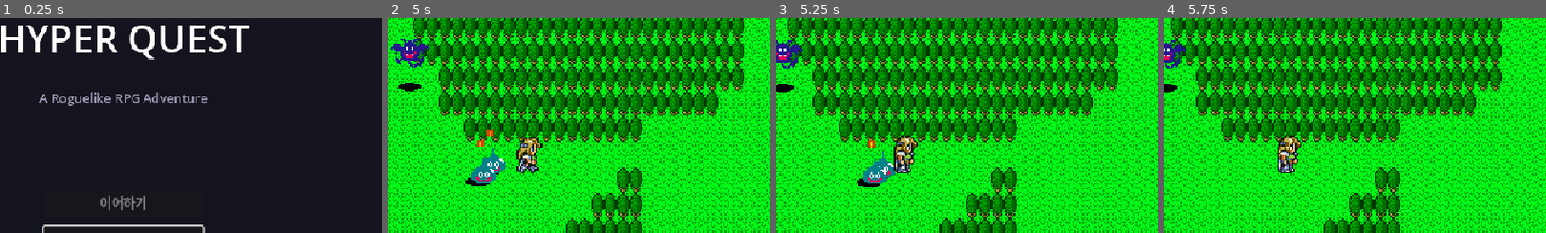
Above: before the commit, frames 1-4 (left to right).
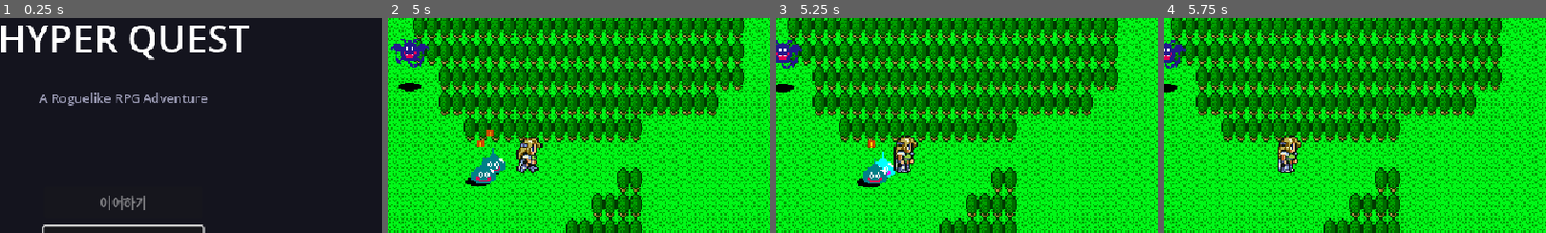
Above: after the commit, the same moments.

Repository: limmmmmmn/Appears-Appears
Game: Godot game, scene res://scenes/main/Main.tscn
Same seed, same stepped clock (60 frames per second), same inputs: the game is played once before the commit and once after it.
Inputs (mouse positions are % of the whole screen's width and height, from its top left):
- Up to frame 1 (0.25 s): no input
- Up to frame 2 (5 s): click "새 게임" at 0.5 s; click "☰" at 1.25 s; click "게임 계속" at 2 s; tap Enter at 2.75, 2.85, 4.35 s; move the mouse to (72, 45) at 2.77 s; hold Right (ui_right) 2.78-3.5 s; click (72, 45) at 2.92 s; tap Space at 3.02 s; drag from (30, 55) to (50, 18) at 3.52 s; move the mouse to (60, 28) at 4.27 s; hold Right (ui_right) from 4.28 s (still down)
- Up to frame 3 (5.25 s): release Right (ui_right) at 5 s; drag from (45, 70) to (37, 25) at 5.02 s
- Up to frame 4 (5.75 s): no input
The pictures show only the part of the screen within x 34-84%, y 14-64%; the shares and areas given below are measured in that part.

Frames 1-2 are identical in both runs. In frame 3, 0.2% of the frame differs, in the area x 26-32%, y 62-75%; in frame 4, nothing differs.

Commit message:
fix: 적 반짝임 효과가 실제로 보이도록 수정
- modulate는 곱연산이라 Color.WHITE(1,1,1)는 변화 없음
- Color(8,8,8,1)로 8배 밝게 설정하여 실제 반짝임 구현

https://claude.ai/code/session_01EZ6NoE27XLb4yKkHJtDRDN

Diff:
--- a/scripts/entities/FieldEnemy.gd
+++ b/scripts/entities/FieldEnemy.gd
@@ -254,10 +254,13 @@
 		return
 
 	var original_modulate := sprite.modulate
+	# 매우 밝은 색으로 설정 (modulate는 곱연산이라 1.0 이상 필요)
+	var flash_color := Color(8, 8, 8, 1)
+
 	var tween := create_tween()
-	# 즉시 흰색으로
-	tween.tween_property(sprite, "modulate", Color.WHITE, 0.02)
-	# 흰색 유지
+	# 즉시 밝게
+	tween.tween_property(sprite, "modulate", flash_color, 0.02)
+	# 밝은 상태 유지
 	tween.tween_interval(0.1)
 	# 원래 색으로 복귀
 	tween.tween_property(sprite, "modulate", original_modulate, 0.08)
